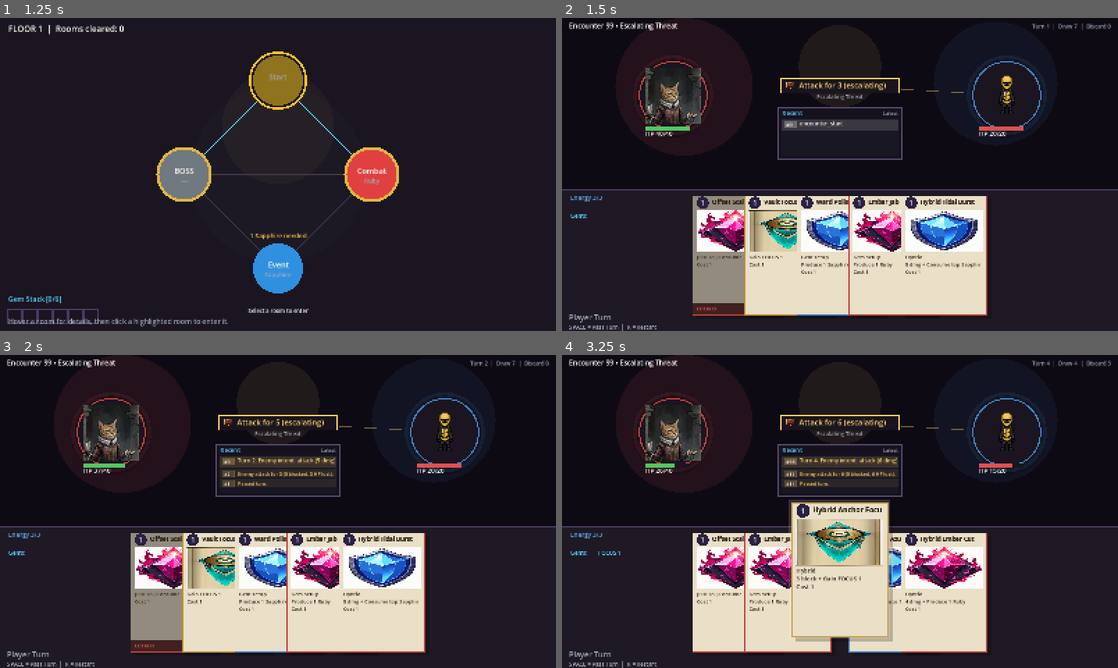
Above: before the commit, frames 1-4 (two rows, left to right).
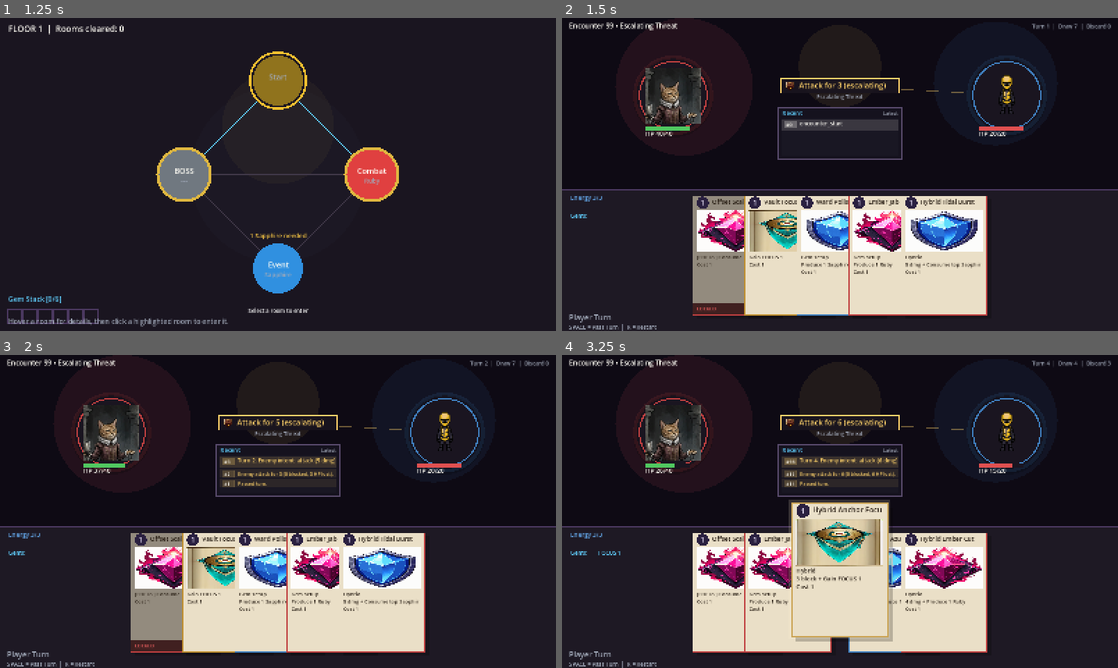
Above: after the commit, the same moments.

Repository: thrazznos/cardGame1
Game: Godot game, scene res://scenes/floor/floor_run.tscn
Same seed, same stepped clock (60 frames per second), same inputs: the game is played once before the commit and once after it.
Inputs (mouse positions are in pixels of both pictures, inside the frame that each line leads up to):
- Up to frame 1 (1.25 s): tap Enter at 0.5 s; tap 1 at 0.6 s; click (278, 174) at 0.67 s; tap Space at 0.77 s
- Up to frame 2 (1.5 s): tap Space at 1.25 s; move the mouse to (728, 190) at 1.27 s; tap 2 at 1.35 s; click (728, 190) at 1.42 s
- Up to frame 3 (2 s): tap Space at 1.52 s
- Up to frame 4 (3.25 s): tap Enter at 2 s; move the mouse to (840, 511) at 2.02 s; tap 3 at 2.1 s; click (840, 511) at 2.17 s; tap Space at 2.75, 3.02 s; move the mouse to (812, 574) at 2.77 s; tap 4 at 2.85 s; click (812, 574) at 2.92 s

Frame 1 is identical in both runs. In frame 2, 0.3% of the frame differs, in the area x 27-75%, y 57-60%; in frame 3, 0.3%; in frame 4, 0.3%, in the area x 27-75%, y 48-60%.

Commit message:
fix: remove duplicate card title rendering

Diff:
--- a/src/ui/combat_stage/combat_stage_controller.gd
+++ b/src/ui/combat_stage/combat_stage_controller.gd
@@ -329,7 +329,6 @@
 	# Title bar
 	var title_rect := Rect2(draw_pos + Vector2(3, 3), Vector2(card_w - 6, title_h))
 	var display_name: String = _resolve_display_name(card_id)
-	draw_string(font, draw_pos + Vector2(padding + cost_size + 8, title_h * 0.7), display_name, HORIZONTAL_ALIGNMENT_LEFT, int(inner_w - cost_size - 8), int(title_h * 0.55), UITheme.CARD_TITLE_TEXT)
 	draw_string(font, draw_pos + Vector2(padding + cost_size + 8, title_h * 0.7), display_name, HORIZONTAL_ALIGNMENT_LEFT, int(inner_w - cost_size - 8), max(12, int(title_h * 0.55)), UITheme.CARD_TITLE_TEXT)
 
 	# Cost badge (top-left circle)
